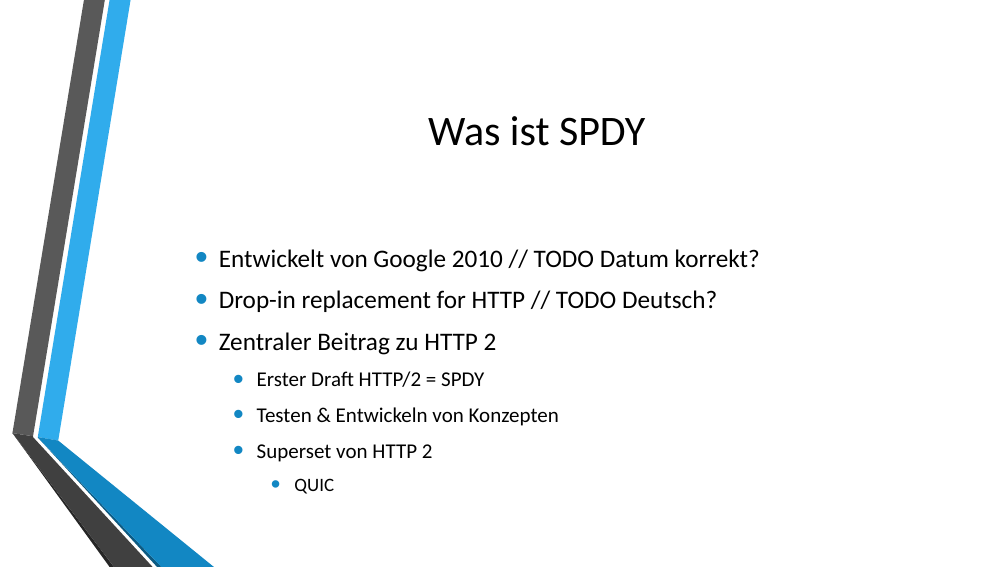
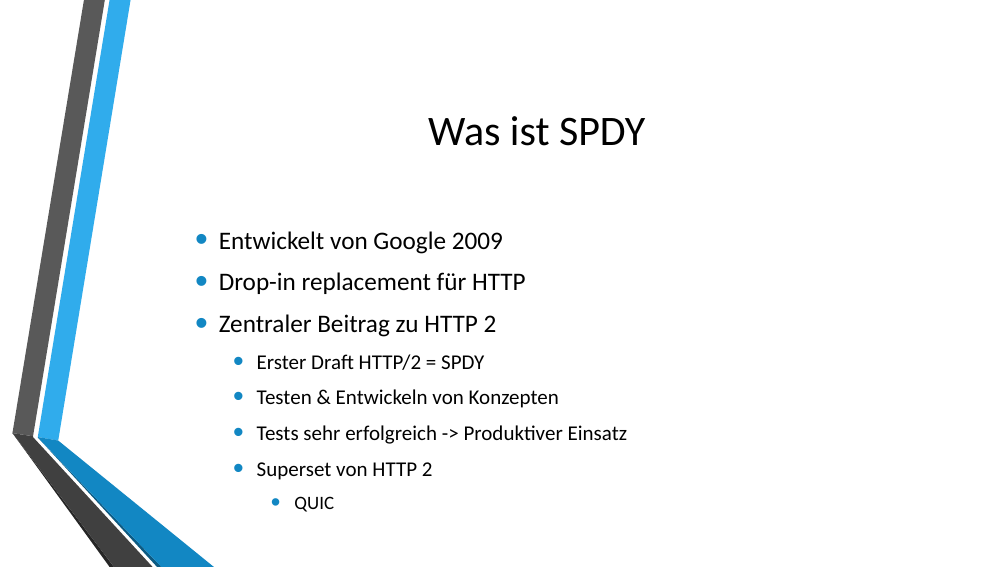
Before and after one commit to autarchprinceps/Reactive-Load-Generator, a slide deck: slide 3 of research/Präsentation.pptx. Drawn at 1008x567 pixels with LibreOffice and Linux fonts; fonts in the diff are those of the drawing; background and template pictures are left out. Boxes give left, top, right and bottom in pixels: in the first picture for what was removed or moved away, otherwise in the second. Text is boxed around its words. In the diff, an @@ line names an element or a change of style, - is before the commit and + after.

```diff
--- a/research/Präsentation.pptx
+++ b/research/Präsentation.pptx
@@ text at (219, 231, 526, 294): text changed @@
-• Entwickelt von Google 2010 // TODO Datum korrekt?
-• Drop-in replacement for HTTP // TODO Deutsch?
+• Entwickelt von Google 2009
+• Drop-in replacement für HTTP
@@ text at (257, 425, 628, 444): paragraph added @@
+  • Tests sehr erfolgreich -> Produktiver Einsatz
```
Also in this commit, not shown: 7 other slides changed, 1 slide added, 1 other file.
